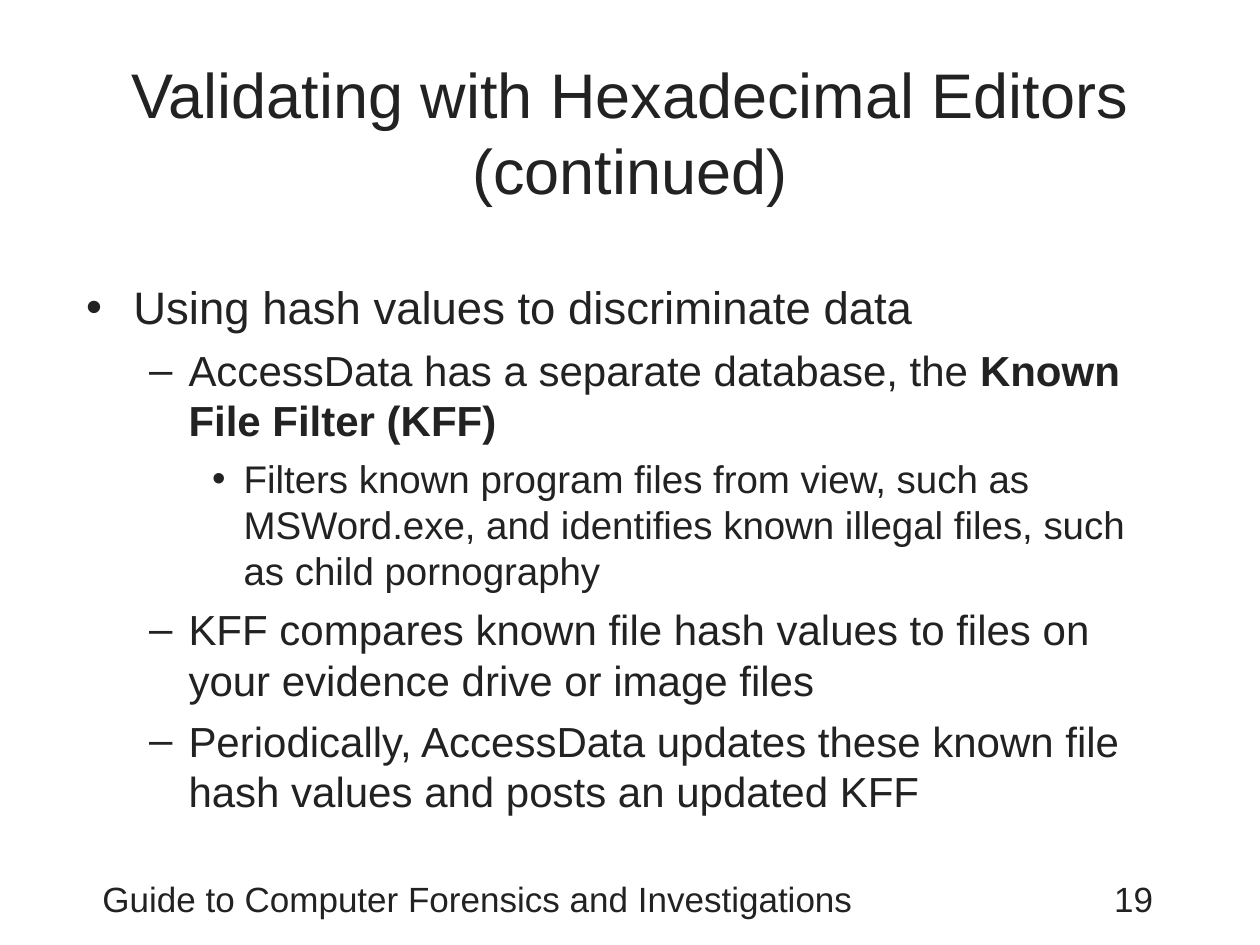
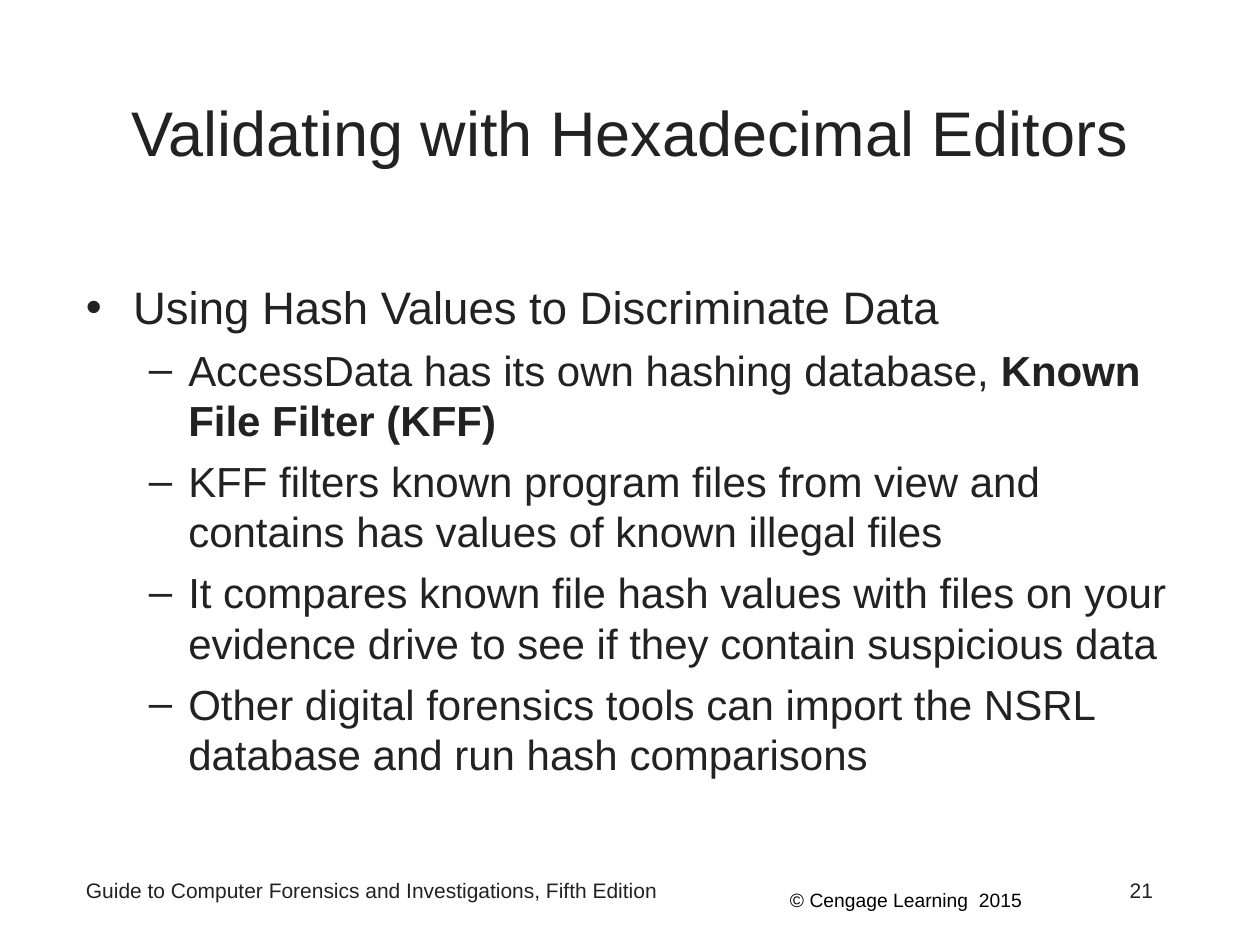
Before and after one commit to Emadalsuwat/emadalsuwat.github.io, a slide deck: slide 21 of computerforensics/Chapter9.ppt (slide 19 before the commit). Drawn at 1260x945 pixels with LibreOffice and Linux fonts; fonts in the diff are those of the drawing. Boxes give left, top, right and bottom in pixels: in the first picture for what was removed or moved away, otherwise in the second. Text is boxed around its words. In the diff, an @@ line names an element or a change of style, - is before the commit and + after.

```diff
--- a/computerforensics/Chapter9.ppt
+++ b/computerforensics/Chapter9.ppt
@@ title at (132,110,1128,167): text changed @@
-Validating with Hexadecimal Editors (continued)
+Validating with Hexadecimal Editors
@@ text at (133,291,1166,779): text changed @@
-• Using hash values to discriminate data
-  – AccessData has a separate database, the Known File Filter (KFF)
-    • Filters known program files from view, such as MSWord.exe, and identifies known illegal files, such as child pornography
-  – KFF compares known file hash values to files on your evidence drive or image files
-  – Periodically, AccessData updates these known file hash values and posts an updated KFF
+• Using Hash Values to Discriminate Data
+  – AccessData has its own hashing database, Known File Filter (KFF)
+  – KFF filters known program files from view and contains has values of known illegal files
+  – It compares known file hash values with files on your evidence drive to see if they contain suspicious data
+  – Other digital forensics tools can import the NSRL database and run hash comparisons
@@ text at (86,882,657,903): text changed; size 20 to 12 pt @@
-Guide to Computer Forensics and Investigations
+Guide to Computer Forensics and Investigations, Fifth Edition
@@ text added at (810,893,1022,911), 11 pt, text #000000 @@
+© Cengage Learning 2015
@@ page number removed at (1114,887,1153,913) @@
-19
@@ page number added at (1130,883,1153,898), 12 pt, text #222222 @@
+21
```
Also in this commit, not shown: 20 other slides changed, 26 slides added, 34 slides removed, 7 other files.
